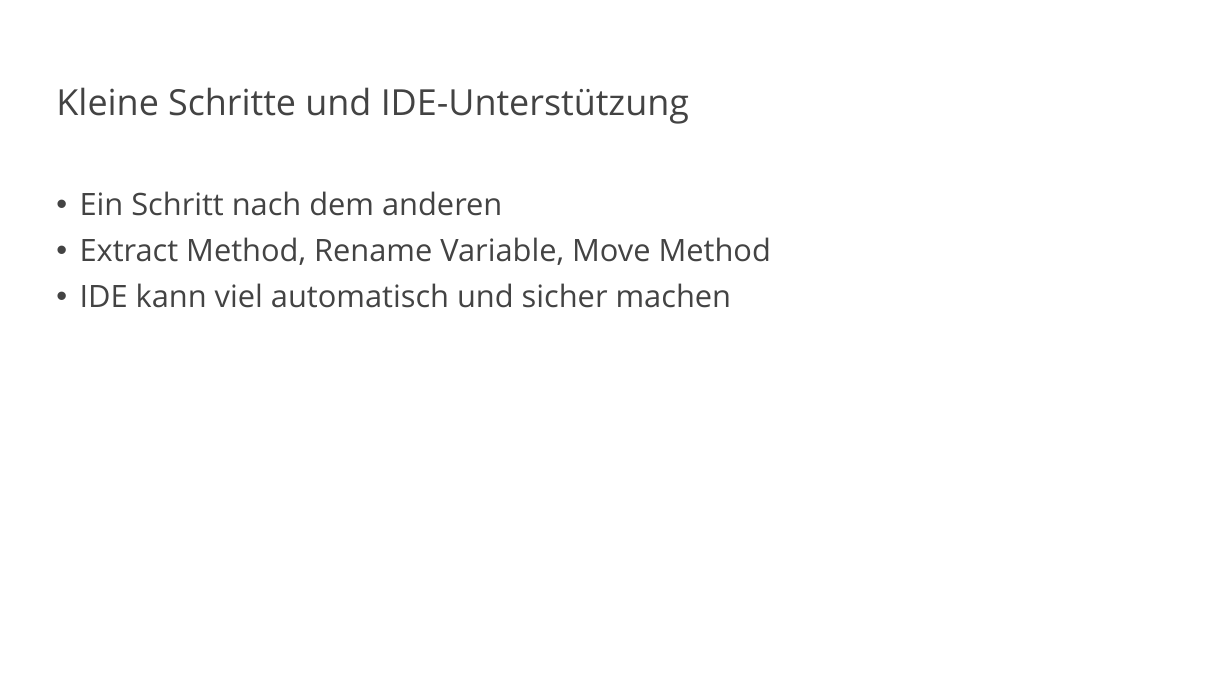
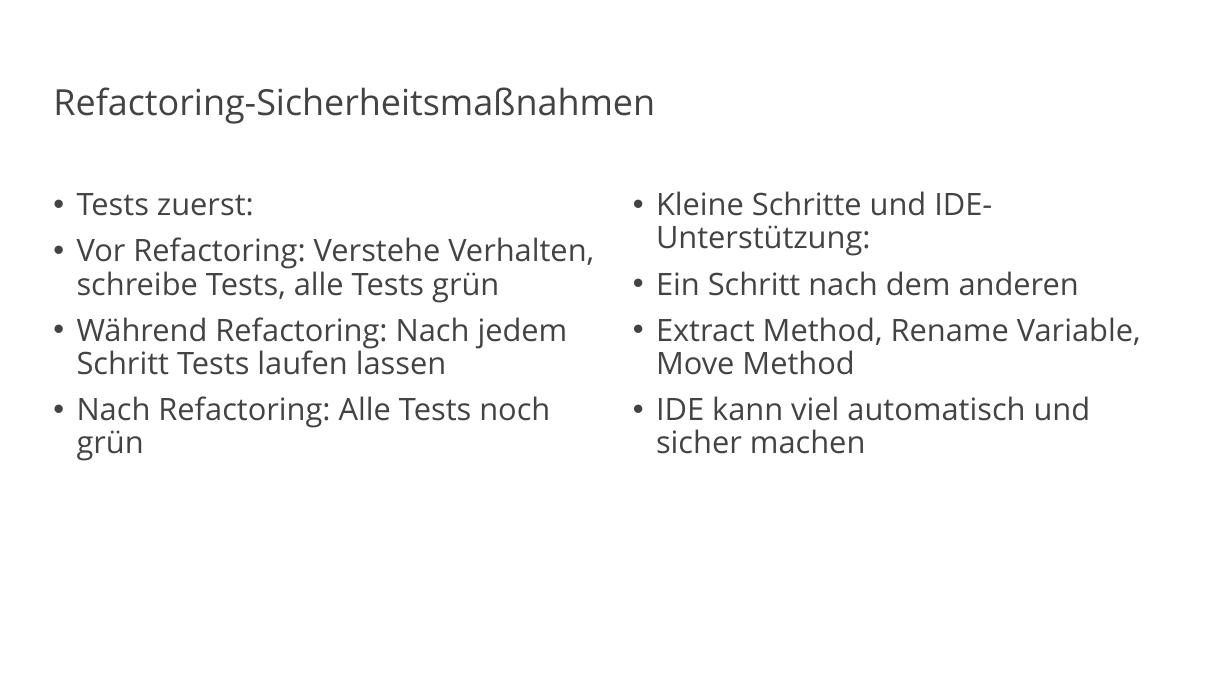
Before and after one commit to vanillacore-net/september-2025-telekom-training, a slide deck: slide 33 of presentations/powerpoint/intro-presentation.pptx (slide 61 before the commit). Drawn at 1232x693 pixels with LibreOffice and Linux fonts; fonts in the diff are those of the drawing; background and template pictures are left out. Boxes give left, top, right and bottom in pixels: in the first picture for what was removed or moved away, otherwise in the second. Text is boxed around its words. In the diff, an @@ line names an element or a change of style, - is before the commit and + after.

```diff
--- a/presentations/powerpoint/intro-presentation.pptx
+++ b/presentations/powerpoint/intro-presentation.pptx
@@ title at (53, 87, 655, 124): text changed @@
-Kleine Schritte und IDE-Unterstützung
+Refactoring-Sicherheitsmaßnahmen
@@ text added at (77, 193, 594, 461), 24 pt, text #434343 @@
+• Tests zuerst:
+• Vor Refactoring: Verstehe Verhalten, schreibe Tests, alle Tests grün
+• Während Refactoring: Nach jedem Schritt Tests laufen lassen
+• Nach Refactoring: Alle Tests noch grün
@@ text "Kleine Schritte und IDE-Unterstützung:": place and size @@
-text "Kleine Schritte und IDE-Unterstützung:" at (80, 191, 771, 308)
+text "Kleine Schritte und IDE-Unterstützung:" at (656, 191, 1141, 454)
@@ text at (656, 191, 992, 256): paragraph added @@
+• Kleine Schritte und IDE-Unterstützung:
```
Also in this commit, not shown: 21 other slides changed, 11 slides added, 43 slides removed, 2 other files.
